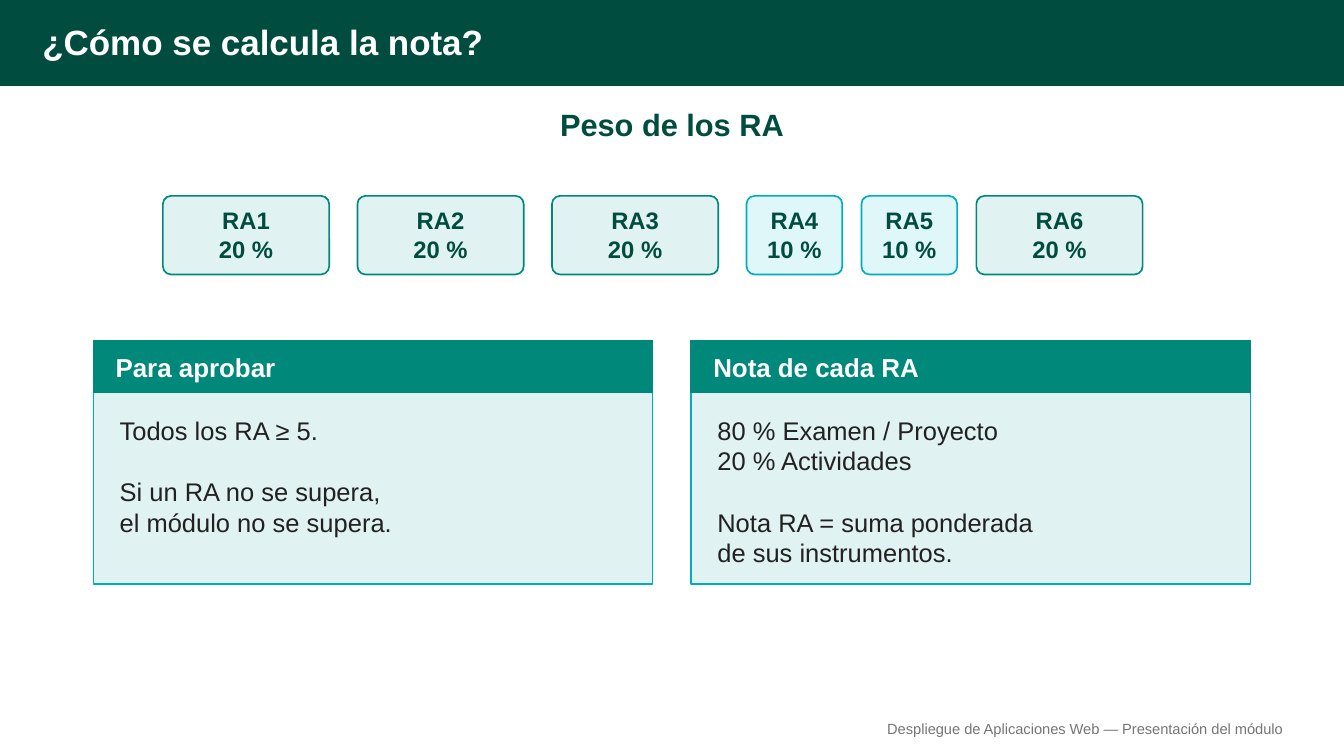
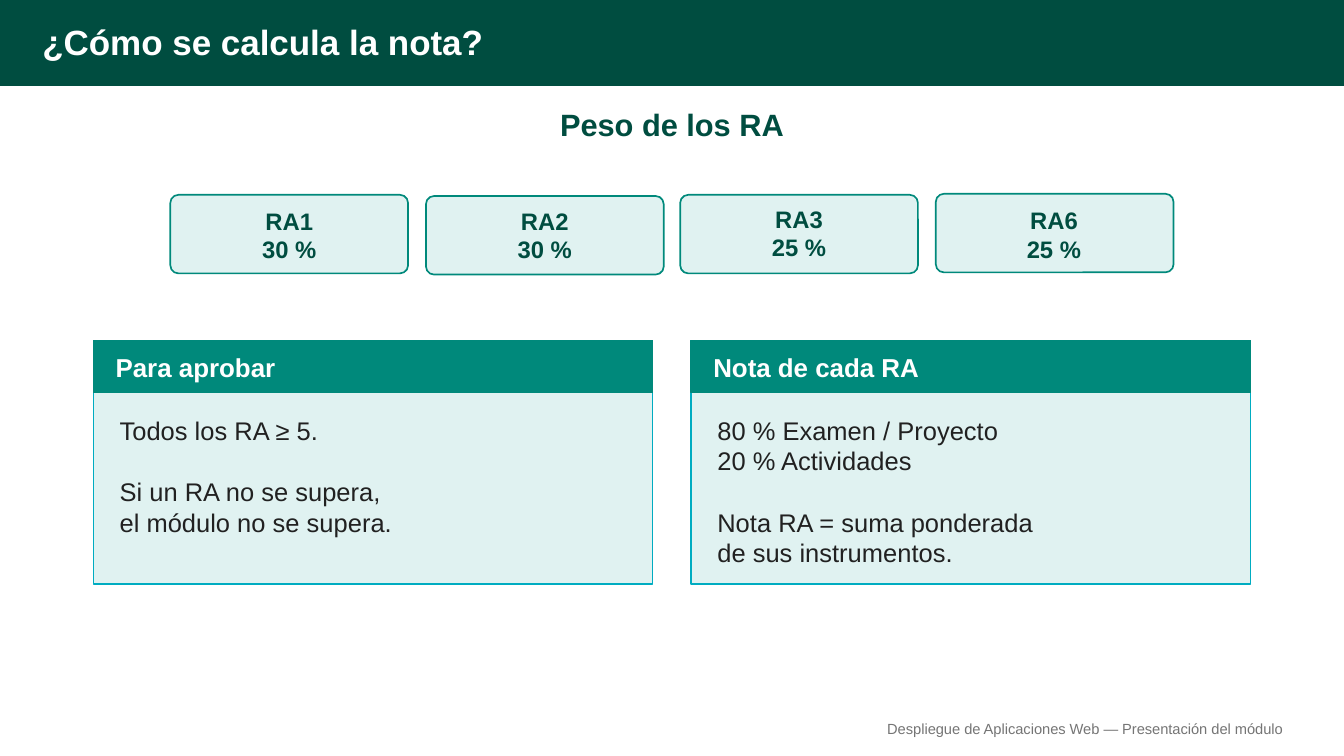
Before and after one commit to alejandroroig/despliegue-daw, a slide deck: slide 9 of docs/diapositivas/presentacion_modulo_v2.pptx. Drawn at 1344x756 pixels with LibreOffice and Linux fonts; fonts in the diff are those of the drawing. Boxes give left, top, right and bottom in pixels: in the first picture for what was removed or moved away, otherwise in the second. Text is boxed around its words. In the diff, an @@ line names an element or a change of style, - is before the commit and + after.

```diff
--- a/docs/diapositivas/presentacion_modulo_v2.pptx
+++ b/docs/diapositivas/presentacion_modulo_v2.pptx
@@ rounded rectangle: place and size @@
-rounded rectangle at bbox=[163, 196, 330, 274]
+rounded rectangle at bbox=[170, 195, 408, 273]
@@ text "RA1": place and size @@
-text "RA1" at bbox=[219, 212, 270, 259]
+text "RA1" at bbox=[262, 213, 313, 259]
@@ rounded rectangle: place and size @@
-rounded rectangle at bbox=[358, 196, 524, 274]
+rounded rectangle at bbox=[426, 196, 664, 274]
@@ text "RA2": place and size @@
-text "RA2" at bbox=[413, 212, 465, 259]
+text "RA2" at bbox=[518, 213, 569, 259]
@@ rounded rectangle: place and size @@
-rounded rectangle at bbox=[553, 196, 719, 274]
+rounded rectangle at bbox=[681, 195, 919, 273]
@@ rounded rectangle: place and size @@
-rounded rectangle at bbox=[977, 196, 1143, 274]
+rounded rectangle at bbox=[936, 194, 1174, 272]
@@ text at bbox=[772, 211, 823, 257]: text changed @@
-RA4
-10 %
+RA3
+25 %
@@ group removed at bbox=[608, 196, 958, 274]: 2 texts, 2 rounded rectangles @@
-RA3
-20 %
-RA5
-10 %
@@ text at bbox=[262, 241, 288, 259]: text changed @@
-20 %
+30 %
@@ text at bbox=[518, 241, 544, 259]: text changed @@
-20 %
+30 %
@@ text at bbox=[1027, 241, 1053, 259]: text changed @@
-20 %
+25 %
```
Also in this commit, not shown: 4 other files.
